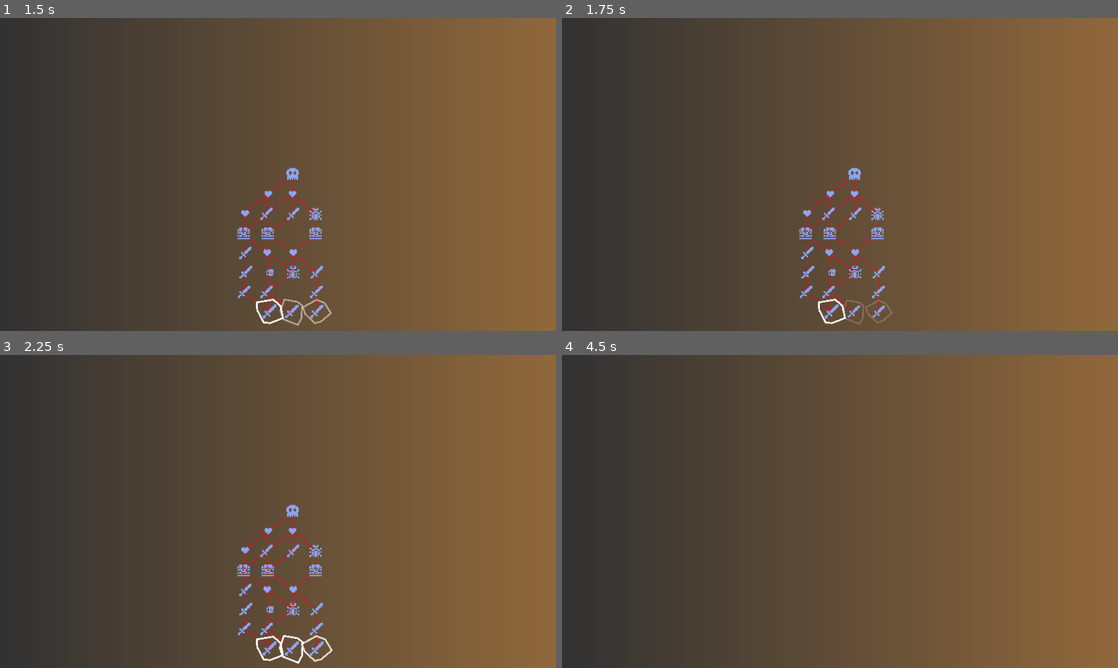
Above: before the commit, frames 1-4 (two rows, left to right).
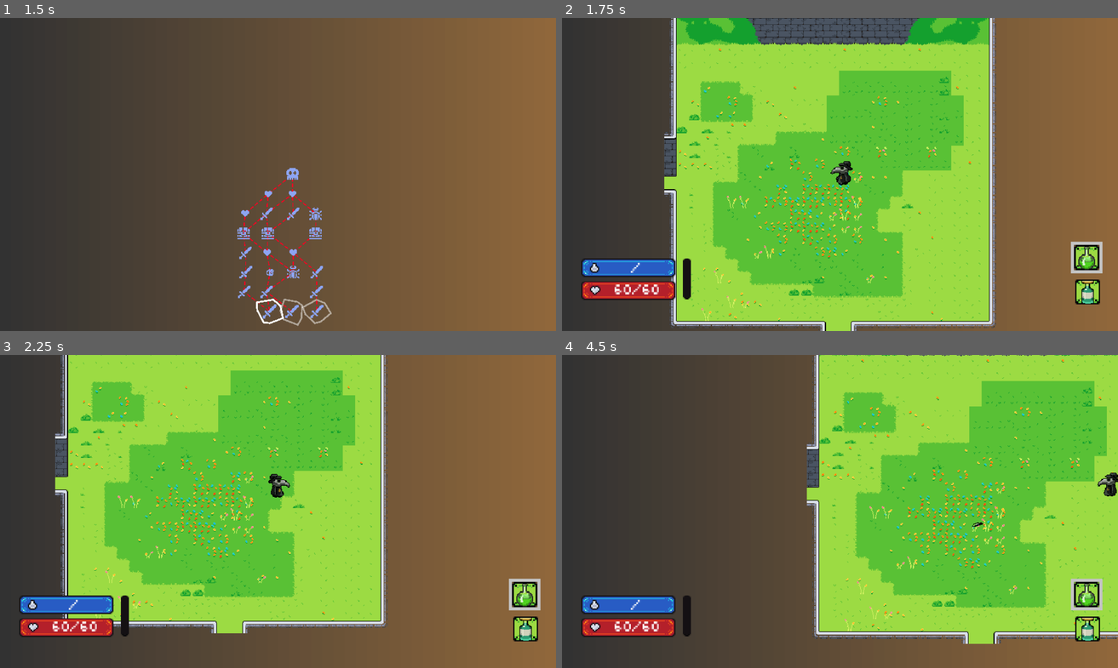
Above: after the commit, the same moments.

Repository: JohnHuber99/Black-Tower
Game: Godot game, scene res://Main_Menu/Main_Menu.tscn
The game is run twice, just before and just after one commit, with the same random seed, the same clock (stepped at 60 frames per second) and the same inputs.
Inputs (mouse positions are in pixels of both pictures, inside the frame that each line leads up to):
- Up to frame 1 (1.5 s): click "Play Game" at 0.5 s; move the mouse to (266, 312) at 1.27 s; hold D (right) from 1.28 s (still down); click (266, 312) at 1.35 s
- Up to frame 2 (1.75 s): keep holding D (right)
- Up to frame 3 (2.25 s): move the mouse to (294, 649) at 2.02 s; release D (right) at 2.03 s; hold S (down) from 2.03 s (still down); tap K (down_camera) at 2.1 s; click (294, 649) at 2.17 s
- Up to frame 4 (4.5 s): move the mouse to (895, 442) at 2.77 s; release S (down) at 2.78 s; hold D (right) 2.78-3.53 s; hold J (left_camera) 2.78-3.53 s; move the mouse to (812, 574) at 3.52 s; hold W (up) 3.53-4.28 s; tap L (right_camera) at 3.6 s; click (812, 574) at 3.67 s; move the mouse to (1006, 558) at 4.27 s; hold A (left) from 4.28 s (still down); hold E (spell) from 4.28 s (still down)

Frame 1 is identical in both runs. In frame 2, 60% of the frame differs, in the area x 3-98%, y 0-100%; in frame 3, 53%; in frame 4, 52%.
Error before the commit: Invalid access to property or key 'global_position' on a base object of type 'Nil'. (res://Slime_Enemy/Enemy_Scripts/enemy.gd:96)

Commit message:
Edited timing of the pick overworld icon

Diff:
--- a/OverWorld Map/Overworld_Map_Scenes/map_room.tscn
+++ b/OverWorld Map/Overworld_Map_Scenes/map_room.tscn
@@ -63,6 +63,7 @@
 
 [sub_resource type="Animation" id="Animation_48aji"]
 resource_name = "select_overworld_icon"
+length = 0.3
 tracks/0/type = "value"
 tracks/0/imported = false
 tracks/0/enabled = true
@@ -70,7 +71,7 @@
 tracks/0/interp = 2
 tracks/0/loop_wrap = true
 tracks/0/keys = {
-"times": PackedFloat32Array(0, 1),
+"times": PackedFloat32Array(0, 0.3),
 "transitions": PackedFloat32Array(1, -2),
 "update": 0,
 "values": [Color(1, 1, 1, 1), Color(1, 1, 1, 1)]
@@ -82,7 +83,7 @@
 tracks/1/interp = 1
 tracks/1/loop_wrap = true
 tracks/1/keys = {
-"times": PackedFloat32Array(1),
+"times": PackedFloat32Array(0.266667),
 "transitions": PackedFloat32Array(1),
 "values": [{
 "args": [],
